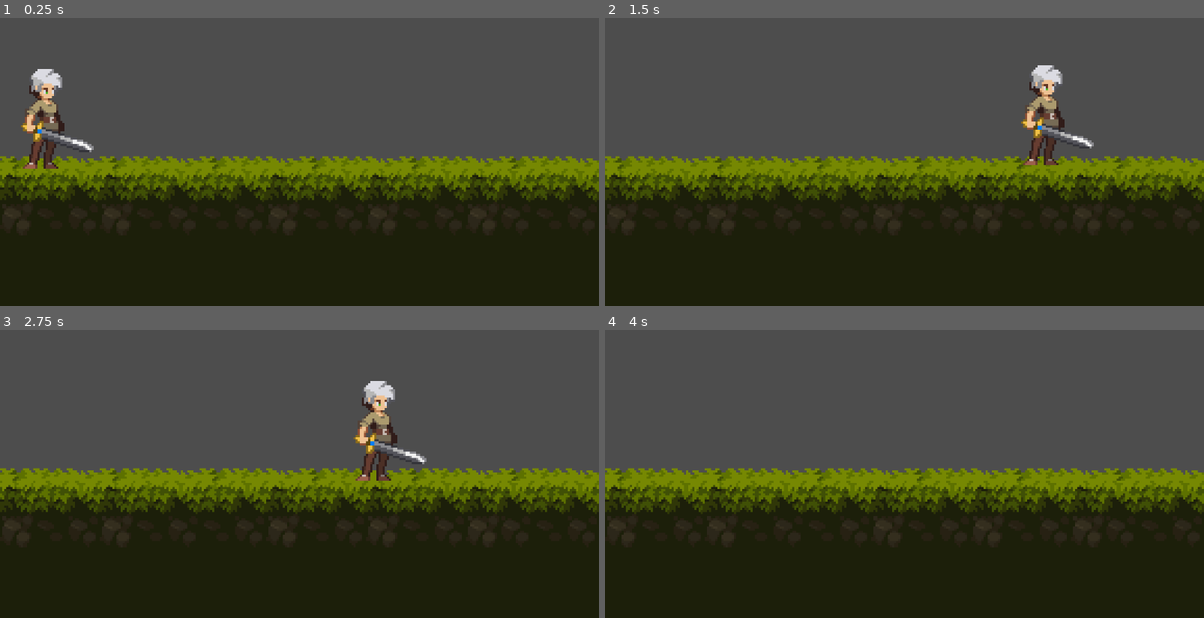
Above: before the commit, frames 1-4 (two rows, left to right).
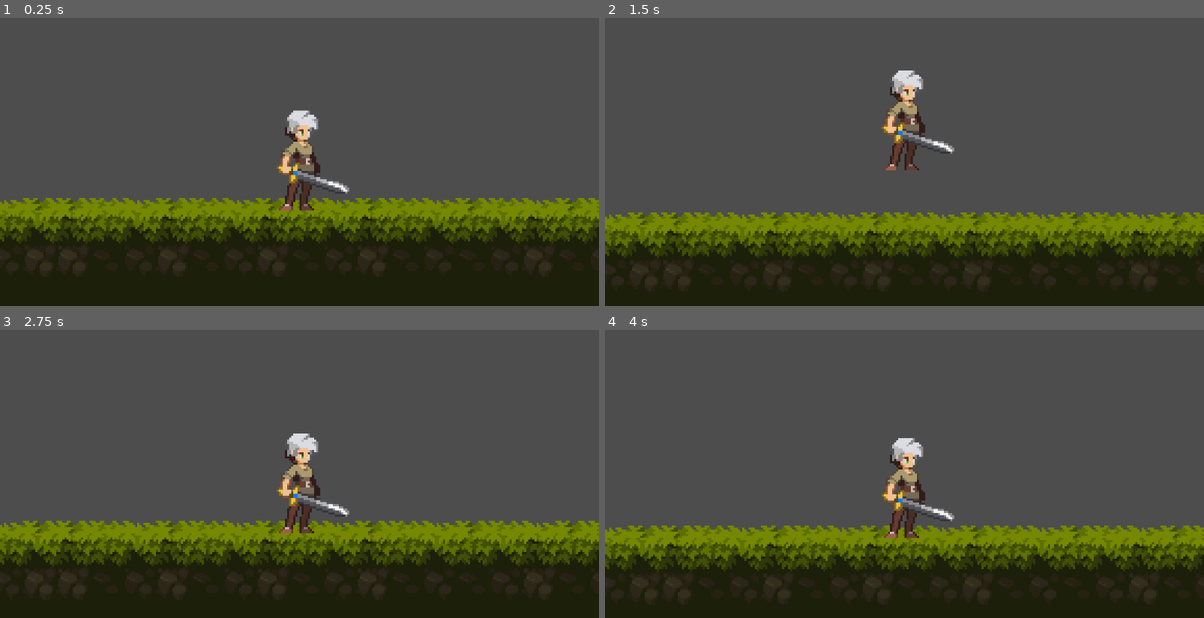
Above: after the commit, the same moments.

Repository: chrjadams/platformer
Game: Godot game, scene res://testlevel.tscn
Same seed, same stepped clock (60 frames per second), same inputs: the game is played once before the commit and once after it.
Inputs:
- Up to frame 1 (0.25 s): no input
- Up to frame 2 (1.5 s): tap Enter (ui_accept) at 0.5, 0.6 s; hold Right (ui_right) from 0.53 s (still down); tap Space (jump, bound only after the commit) at 0.77, 0.8, 1.07, 1.35 s
- Up to frame 3 (2.75 s): tap Space (jump, bound only after the commit) at 1.52, 1.82, 2.3 s; tap Enter (ui_accept) at 1.55, 2.1 s; release Right (ui_right) at 2.03 s; hold Left (ui_left) from 2.03 s (still down)
- Up to frame 4 (4 s): release Left (ui_left) at 2.78 s; hold Right (ui_right) from 2.78 s (still down); tap Enter (ui_accept) at 2.85 s; tap Space (jump, bound only after the commit) at 3.02, 3.32, 3.6, 3.77 s

The runs differ from the first frame. In frame 1, 27% of the frame differs, in the area x 0-100%, y 17-84%; in frame 2, 33%, in the area x 0-100%, y 16-89%; in frame 3, 31%; in frame 4, 31%.

Commit message:
testing different values for movement

Diff:
--- a/characters/player.gd
+++ b/characters/player.gd
@@ -2,24 +2,33 @@
 
 
 @export var speed : float = 200.0
-@export var jump_velocity : float = -200.0
+@export var jump_velocity : float = -150.0
+@export var double_jump_velocity : float = -100.0
+
 
 # Get the gravity from the project settings to be synced with RigidBody nodes.
 var gravity = ProjectSettings.get_setting("physics/2d/default_gravity")
+var has_double_jumped : bool = false
 
 
 func _physics_process(delta):
 	# Add the gravity.
 	if not is_on_floor():
 		velocity.y += gravity * delta
+	else:
+		has_double_jumped = false;
 
 	# Handle jump.
-	if Input.is_action_just_pressed("ui_accept") and is_on_floor():
-		velocity.y = jump_velocity
+	if Input.is_action_just_pressed("jump"):
+		if is_on_floor():
+			velocity.y = jump_velocity
+		elif not has_double_jumped:
+			velocity.y += double_jump_velocity
+			has_double_jumped = true
 
 	# Get the input direction and handle the movement/deceleration.
 	# As good practice, you should replace UI actions with custom gameplay actions.
-	var direction = Input.get_axis("ui_left", "ui_right")
+	var direction = Input.get_axis("left", "right")
 	if direction:
 		velocity.x = direction * speed
 	else:
--- a/project.godot
+++ b/project.godot
@@ -19,6 +19,38 @@
 
 window/stretch/scale=4.0
 
+[input]
+
+up={
+"deadzone": 0.5,
+"events": [Object(InputEventKey,"resource_local_to_scene":false,"resource_name":"","device":-1,"window_id":0,"alt_pressed":false,"shift_pressed":false,"ctrl_pressed":false,"meta_pressed":false,"pressed":false,"keycode":0,"physical_keycode":87,"key_label":0,"unicode":119,"echo":false,"script":null)
+]
+}
+down={
+"deadzone": 0.5,
+"events": [Object(InputEventKey,"resource_local_to_scene":false,"resource_name":"","device":-1,"window_id":0,"alt_pressed":false,"shift_pressed":false,"ctrl_pressed":false,"meta_pressed":false,"pressed":false,"keycode":0,"physical_keycode":83,"key_label":0,"unicode":115,"echo":false,"script":null)
+]
+}
+left={
+"deadzone": 0.5,
+"events": [Object(InputEventKey,"resource_local_to_scene":false,"resource_name":"","device":-1,"window_id":0,"alt_pressed":false,"shift_pressed":false,"ctrl_pressed":false,"meta_pressed":false,"pressed":false,"keycode":0,"physical_keycode":65,"key_label":0,"unicode":97,"echo":false,"script":null)
+]
+}
+right={
+"deadzone": 0.5,
+"events": [Object(InputEventKey,"resource_local_to_scene":false,"resource_name":"","device":-1,"window_id":0,"alt_pressed":false,"shift_pressed":false,"ctrl_pressed":false,"meta_pressed":false,"pressed":false,"keycode":0,"physical_keycode":68,"key_label":0,"unicode":100,"echo":false,"script":null)
+]
+}
+jump={
+"deadzone": 0.5,
+"events": [Object(InputEventKey,"resource_local_to_scene":false,"resource_name":"","device":-1,"window_id":0,"alt_pressed":false,"shift_pressed":false,"ctrl_pressed":false,"meta_pressed":false,"pressed":false,"keycode":0,"physical_keycode":32,"key_label":0,"unicode":32,"echo":false,"script":null)
+]
+}
+
+[physics]
+
+2d/default_gravity=490.0
+
 [rendering]
 
 textures/canvas_textures/default_texture_filter=0
--- a/testlevel.tscn
+++ b/testlevel.tscn
@@ -1432,3 +1432,13 @@
 
 [node name="player" parent="." instance=ExtResource("2_5u3y8")]
 position = Vector2(21, 61)
+
+[node name="RemoteTransform2D" type="RemoteTransform2D" parent="player"]
+remote_path = NodePath("../../Camera2D")
+
+[node name="Camera2D" type="Camera2D" parent="."]
+position = Vector2(21, 61)
+process_callback = 0
+position_smoothing_enabled = true
+drag_horizontal_enabled = true
+drag_vertical_enabled = true
